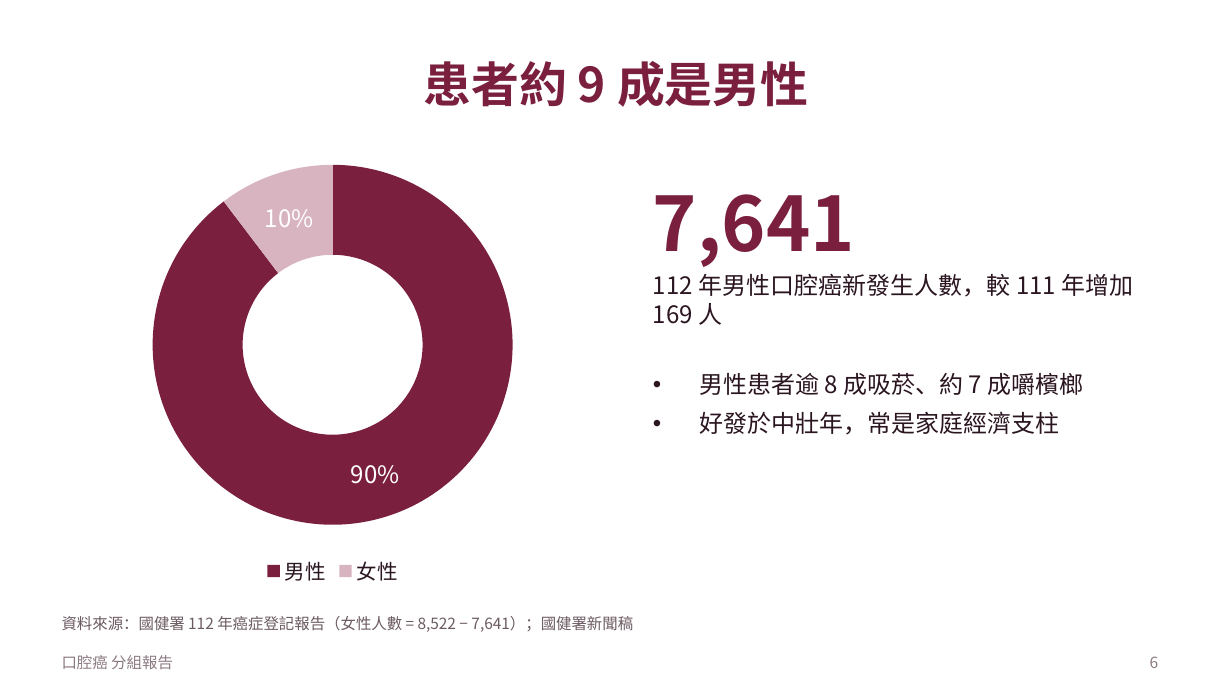
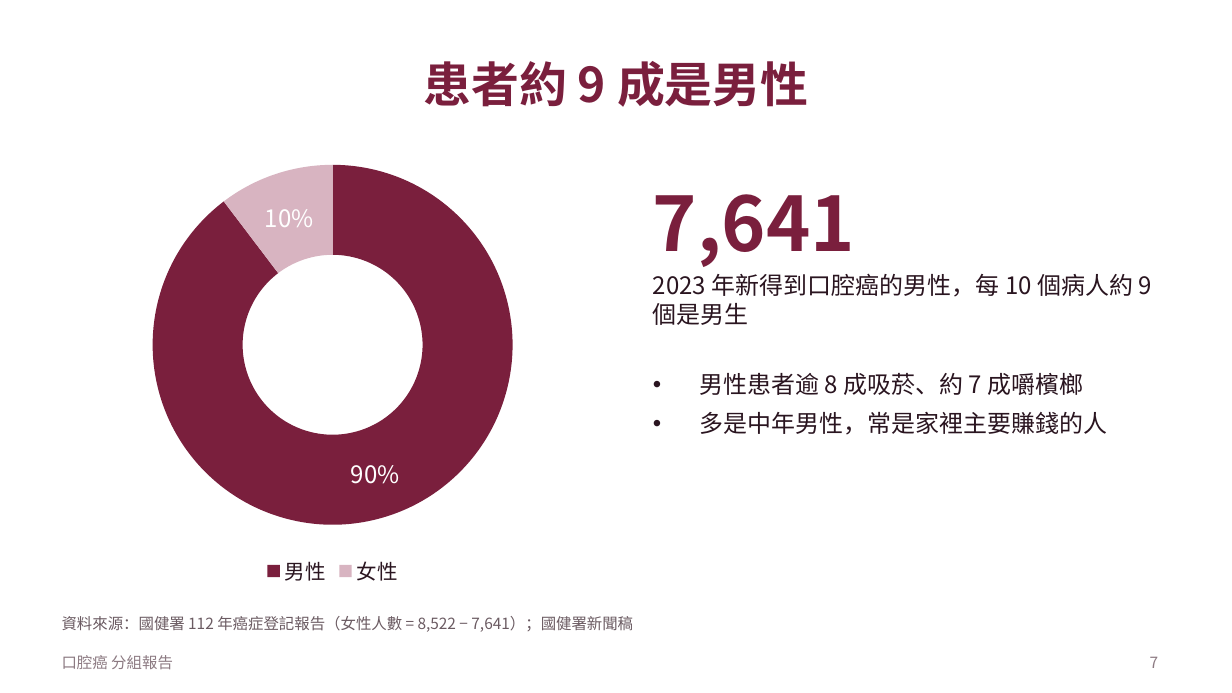
Before and after one commit to Rayyu0404/web, a slide deck: slide 7 of oral-cancer-report/口腔癌報告.pptx (slide 6 before the commit). Drawn at 1232x693 pixels with LibreOffice and Linux fonts; fonts in the diff are those of the drawing. Boxes give left, top, right and bottom in pixels: in the first picture for what was removed or moved away, otherwise in the second. Text is boxed around its words. In the diff, an @@ line names an element or a change of style, - is before the commit and + after.

```diff
--- a/oral-cancer-report/口腔癌報告.pptx
+++ b/oral-cancer-report/口腔癌報告.pptx
@@ text at (x1=653, y1=273, x2=1152, y2=325): text changed @@
-112 年男性口腔癌新發生人數，較 111 年增加 169 人
+2023 年新得到口腔癌的男性，每 10 個病人約 9 個是男生
@@ text at (x1=699, y1=412, x2=1107, y2=435): text changed @@
-• 好發於中壯年，常是家庭經濟支柱
+• 多是中年男性，常是家裡主要賺錢的人
@@ page number at (x1=1150, y1=656, x2=1159, y2=668): text changed @@
-6
+7
```
Also in this commit, not shown: 12 other slides changed, 1 slide added, 1 other file.
